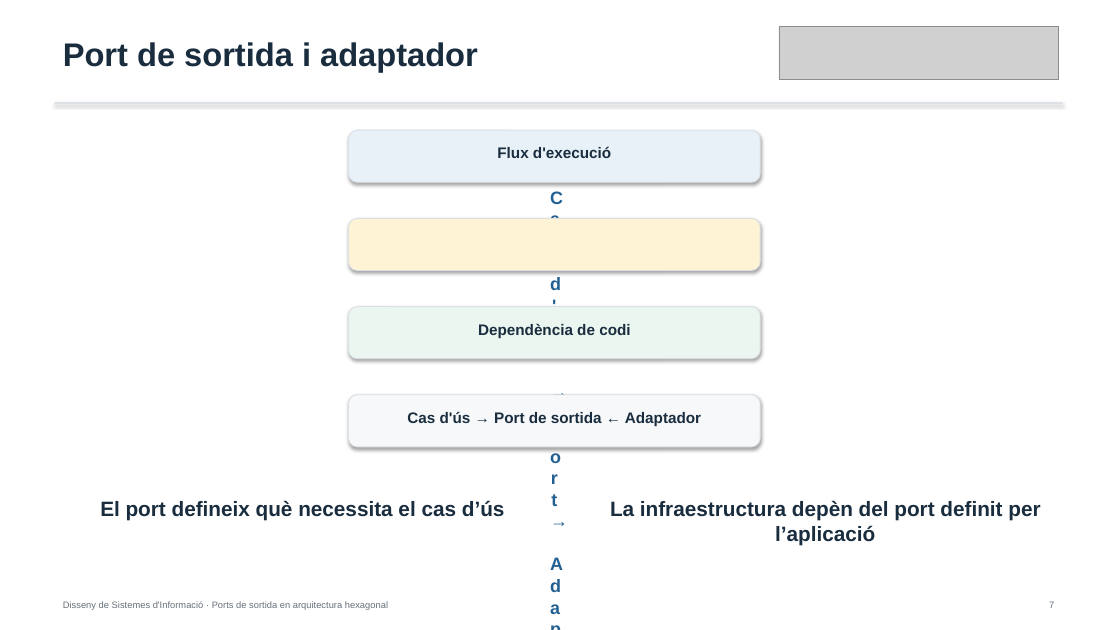
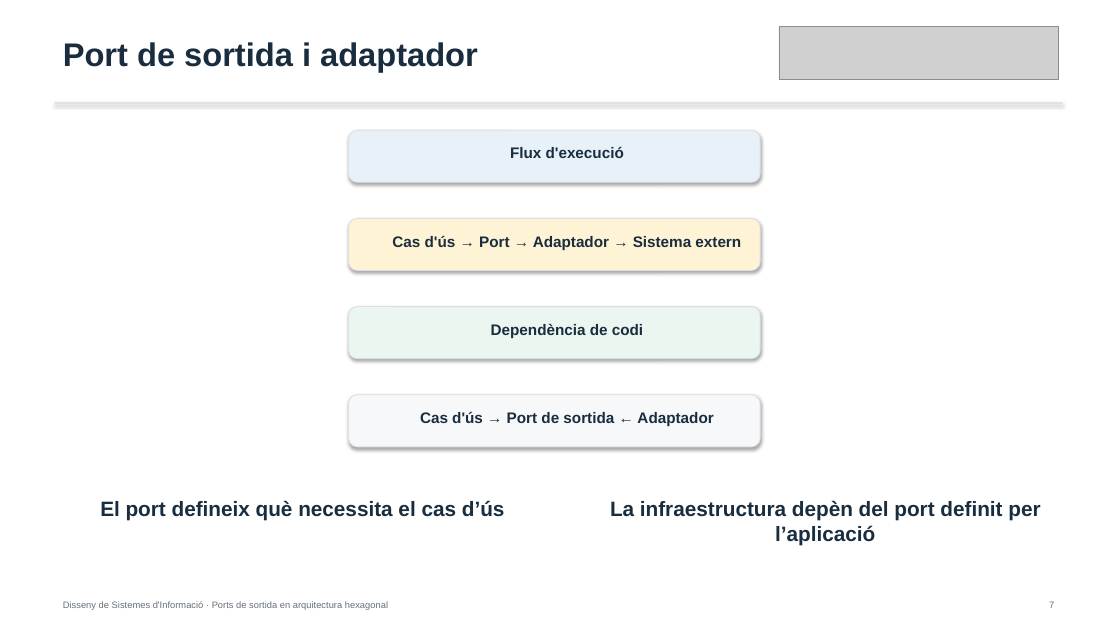
Before and after one commit to alfredorueda/HexaStock, a slide deck: slide 7 of doc/presentations/defensa-placa-permanent-dsi-ports-sortida-hexagonal/output/IMPORTANTE_MANUAL_defensa-dsi-ports-sortida-hexagonal.pptx. Drawn at 1120x630 pixels with LibreOffice and Linux fonts; fonts in the diff are those of the drawing; grey boxes stand for pictures. Boxes give left, top, right and bottom in pixels: in the first picture for what was removed or moved away, otherwise in the second. Text is boxed around its words. In the diff, an @@ line names an element or a change of style, - is before the commit and + after.

```diff
--- a/doc/presentations/defensa-placa-permanent-dsi-ports-sortida-hexagonal/output/IMPORTANTE_MANUAL_defensa-dsi-ports-sortida-hexagonal.pptx
+++ b/doc/presentations/defensa-placa-permanent-dsi-ports-sortida-hexagonal/output/IMPORTANTE_MANUAL_defensa-dsi-ports-sortida-hexagonal.pptx
@@ text "Flux d'execució": place and size @@
-text "Flux d'execució" at (497, 146, 611, 158)
+text "Flux d'execució" at (510, 146, 624, 158)
@@ text "Cas d'ús → Port → ...": place and size @@
-text "Cas d'ús → Port → ..." at (407, 411, 701, 426)
+text "Cas d'ús → Port → ..." at (392, 235, 741, 250)
@@ text "Cas d'ús → Port → ..." at (392, 235, 741, 250): size 15.4 to 13.1 pt, text colour #236092 to #192D3E @@
@@ text "Dependència de codi" rewrapped from (577, 324, 630, 335) to (491, 323, 643, 338) @@
@@ text "Cas d'ús → Port de ..." rewrapped from (236, 500, 505, 608) to (420, 411, 713, 426) @@
```
Also in this commit, not shown: 2 other slides changed, 1 other file.
